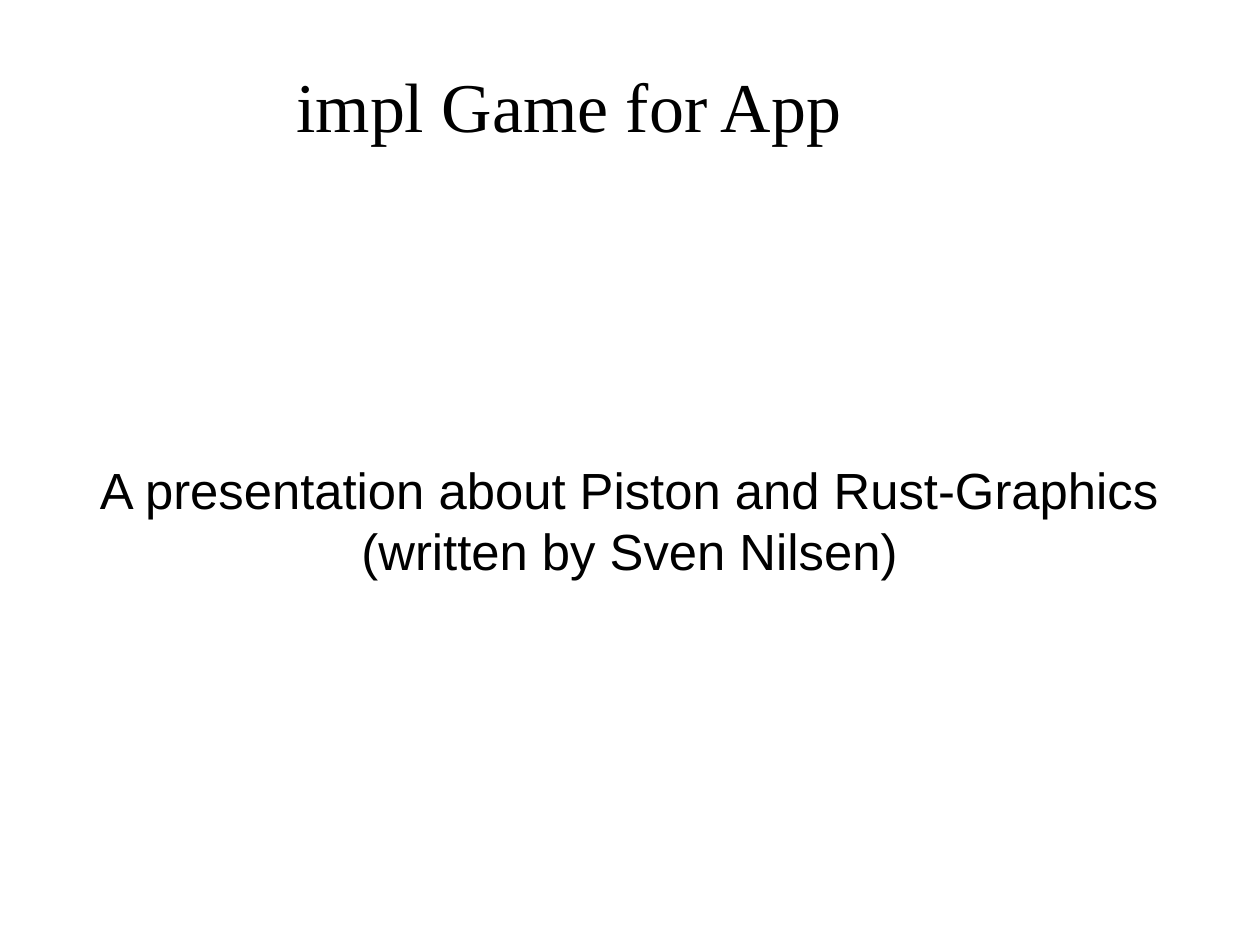
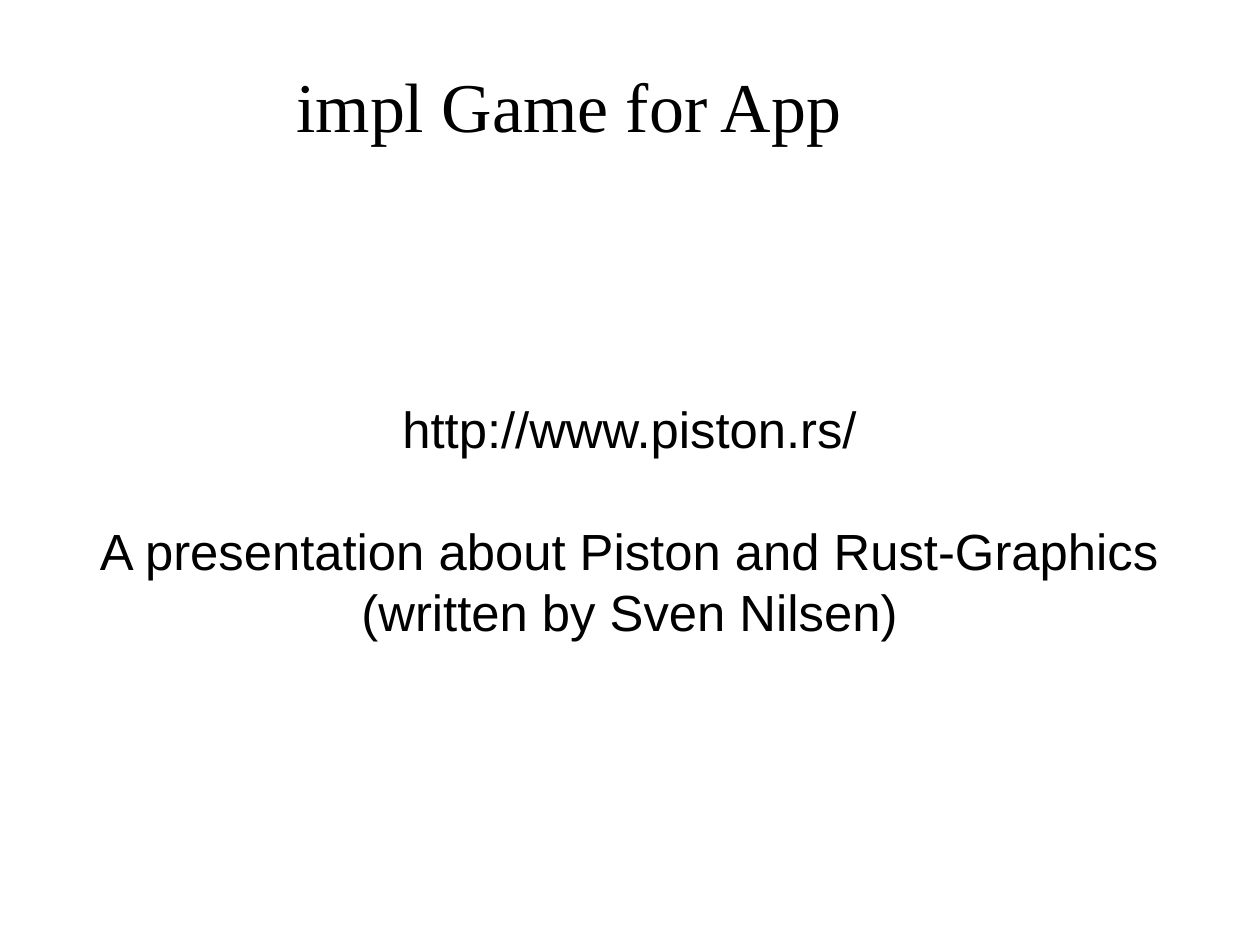
Before and after one commit to PistonDevelopers/piston, a slide deck: slide 1 of learning materials/impl Game for App.odp. Drawn at 1260x945 pixels with LibreOffice and Linux fonts; fonts in the diff are those of the drawing; background and template pictures are left out. Boxes give left, top, right and bottom in pixels: in the first picture for what was removed or moved away, otherwise in the second. Text is boxed around its words. In the diff, an @@ line names an element or a change of style, - is before the commit and + after.

```diff
--- a/learning materials/impl Game for App.odp
+++ b/learning materials/impl Game for App.odp
@@ subtitle at box(100, 411, 1159, 581): text changed @@
-A presentation about Piston and Rust-Graphics
+http://www.piston.rs/
+A presentation about Piston and Rust-Graphics
```
Also in this commit, not shown: 3 other slides changed, 1 other file.
